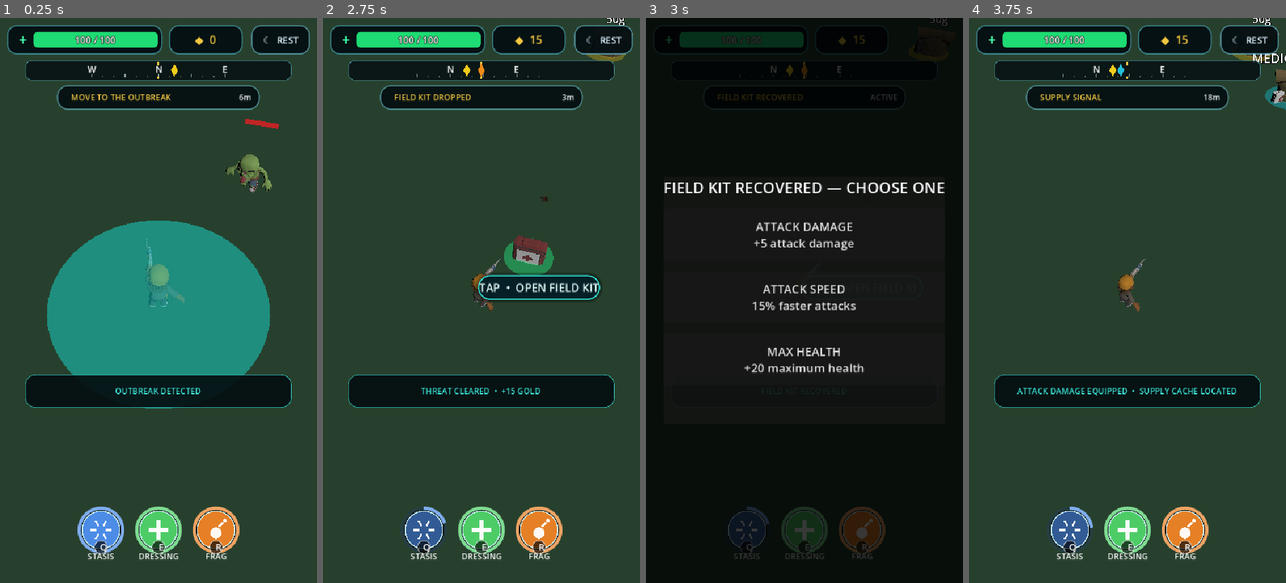
Above: before the commit, frames 1-4 (left to right).
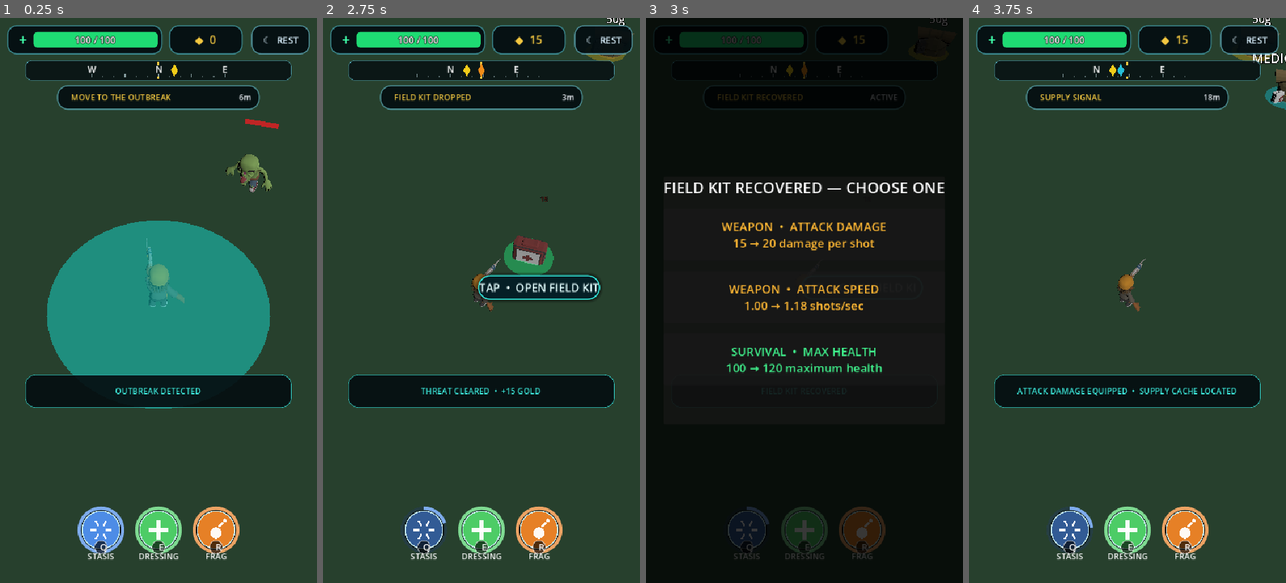
Above: after the commit, the same moments.

Repository: Geoboardman/zombie-gps
Game: Godot game, scene res://scenes/main.tscn
Two runs of this game, one before a commit and one after it. Both use one fixed random seed, a clock stepped at 60 frames per second and the inputs below.
Inputs (mouse positions are in pixels of both pictures, inside the frame that each line leads up to):
- Up to frame 1 (0.25 s): no input
- Up to frame 2 (2.75 s): tap Enter (ui_accept) at 0.5, 0.77 s; move the mouse to (424, 526) at 0.52 s; hold W (move_forward) 0.53-1.25 s; tap Q (ability_1) at 0.6 s; click (424, 526) at 0.67 s; click "☾ REST" at 1.25 s; click "CONTINUE WALKING" at 2 s
- Up to frame 3 (3 s): click "TAP • OPEN FIELD KIT" at 2.75 s
- Up to frame 4 (3.75 s): click "ATTACK DAMAGE +5 attack damage" (after the commit: "WEAPON • ATTACK DAMAGE 15 → 2…") at 3.5 s

Frames 1-2 are identical in both runs. In frame 3, 2.9% of the frame differs, in the area x 23-76%, y 36-63%; in frame 4, nothing differs.

Commit message:
Make combat power gains visible

Diff:
--- a/scripts/upgrade_choice_ui.gd
+++ b/scripts/upgrade_choice_ui.gd
@@ -27,7 +27,10 @@
 	var title := get_node(title_path) as Label
 	title.text = heading
 	for i in range(_buttons.size()):
-		_buttons[i].text = _button_text(_choices[i] as Upgrades.Type)
+		var type := _choices[i] as Upgrades.Type
+		_buttons[i].text = _button_text(type)
+		_buttons[i].add_theme_color_override("font_color", _category_color(type))
+		_buttons[i].add_theme_color_override("font_hover_color", _category_color(type).lightened(0.15))
 	visible = true
 	get_tree().paused = true
 
@@ -45,4 +48,12 @@
 
 
 func _button_text(type: Upgrades.Type) -> String:
-	return "%s\n%s" % [Upgrades.display_name(type).to_upper(), Upgrades.choice_description(type)]
+	return "%s  •  %s\n%s" % [Upgrades.category(type), Upgrades.display_name(type).to_upper(), Upgrades.choice_description_for(_player, type)]
+
+
+func _category_color(type: Upgrades.Type) -> Color:
+	match Upgrades.category(type):
+		"WEAPON": return Color(1.0, 0.72, 0.2)
+		"SURVIVAL": return Color(0.25, 0.95, 0.55)
+		"ABILITY": return Color(0.3, 0.78, 1.0)
+		_: return Color(0.86, 0.9, 0.94)
